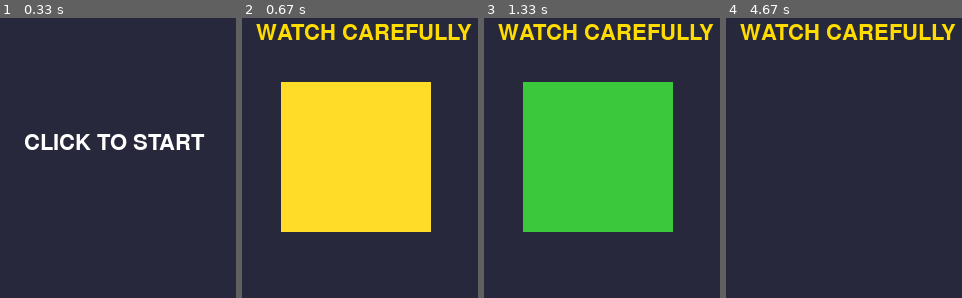
Above: before the commit, frames 1-4 (left to right).
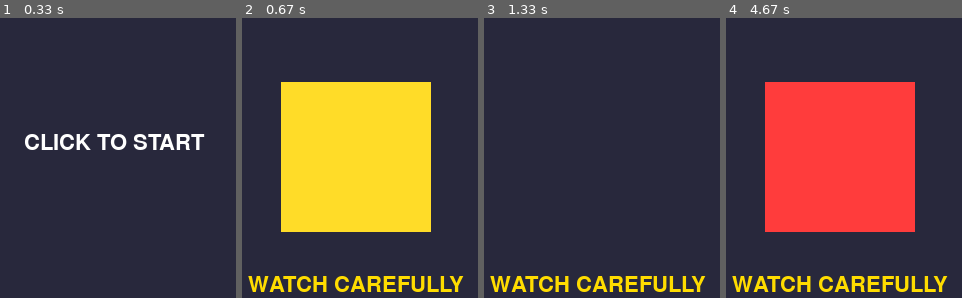
Above: after the commit, the same moments.

Repository: HenryYannis/xiaobao-pygame
Game: pygame game, started from 17-颜色记忆大师/颜色记忆大师_第2节课_随机序列演示.py
Same seed, same stepped clock (60 frames per second), same inputs: the game is played once before the commit and once after it.
Inputs (mouse positions are in pixels of both pictures, inside the frame that each line leads up to):
- Up to frame 1 (0.33 s): no input
- Up to frame 2 (0.67 s): click (355, 152) at 0.38 s
- Up to frame 3 (1.33 s): no input
- Up to frame 4 (4.67 s): click (827, 102) at 3.22 s

Frame 1 is identical in both runs. In frame 2, 5.4% of the frame differs, in the area x 2-98%, y 2-98%; in frame 3, 39%; in frame 4, 39%.

Commit message:
颜色记忆大师：演示加熄灭间隔、提示移到底部、点击判定与绘制共用 Rect、只响应左键

Diff:
--- a/17-颜色记忆大师/颜色记忆大师_第2节课_随机序列演示.py
+++ b/17-颜色记忆大师/颜色记忆大师_第2节课_随机序列演示.py
@@ -17,6 +17,7 @@
 记忆序列 = []                                          # 新增变量：随机记忆序列
 演示索引 = 0                                          # 新增变量：当前正在演示的步骤
 下次切换时间 = 0                                      # 新增变量：控制切换节奏的毫秒计时器
+亮灯中 = True                                         # 新增变量：演示时当前颜色是亮着还是处于熄灭间隔，相同颜色连续出现时也能分清
 运行中 = True
 
 while 运行中:
@@ -25,10 +26,11 @@
     for 事件 in pygame.event.get():
         if 事件.type == pygame.QUIT:
             运行中 = False
-        if 事件.type == pygame.MOUSEBUTTONDOWN and 游戏状态 == "准备":
+        if 事件.type == pygame.MOUSEBUTTONDOWN and 事件.button == 1 and 游戏状态 == "准备":  # 只响应鼠标左键，滚轮和右键不算点击
             记忆序列 = [random.randint(0, 3), random.randint(0, 3)]  # 新增代码：生成2个颜色演示序列
             演示索引 = 0
             下次切换时间 = 当前时间 + 800
+            亮灯中 = True
             游戏状态 = "演示"                         # 新增代码：进入演示状态
 
     窗口.fill((40, 40, 60))                           # 深蓝灰色背景全屏填充
@@ -38,14 +40,19 @@
         窗口.blit(提示画面, (110, 130))
     elif 游戏状态 == "演示":                           # 新增代码：逐个展示序列中的颜色方块
         if 当前时间 > 下次切换时间:
-            演示索引 += 1
-            下次切换时间 = 当前时间 + 600
-            if 演示索引 >= len(记忆序列):
-                游戏状态 = "准备"                     # 演示结束后回到准备状态重新练习
+            if 亮灯中:                                # 新增代码：亮够时间了：先熄灭150毫秒，形成明显的间隔
+                亮灯中 = False
+                下次切换时间 = 当前时间 + 150
+            else:                                     # 新增代码：熄灭间隔结束：切到下一个颜色并亮500毫秒
+                演示索引 += 1
+                亮灯中 = True
+                下次切换时间 = 当前时间 + 500
+                if 演示索引 >= len(记忆序列):
+                    游戏状态 = "准备"                 # 演示结束后回到准备状态重新练习
 
         提示画面 = 字体.render("WATCH CAREFULLY", True, (255, 220, 0))
-        窗口.blit(提示画面, (100, 20))
-        if 演示索引 < len(记忆序列):
+        窗口.blit(提示画面, 提示画面.get_rect(center=(200, 283)))  # 提示放到底部居中，不再和左上角分数重叠
+        if 亮灯中 and 演示索引 < len(记忆序列):       # 新增代码：只在亮灯阶段画出颜色，熄灭阶段画面留空
             当前色 = 四色列表[记忆序列[演示索引]]
             pygame.draw.rect(窗口, 当前色, (125, 80, 150, 150))  # 中央高亮展示
 
